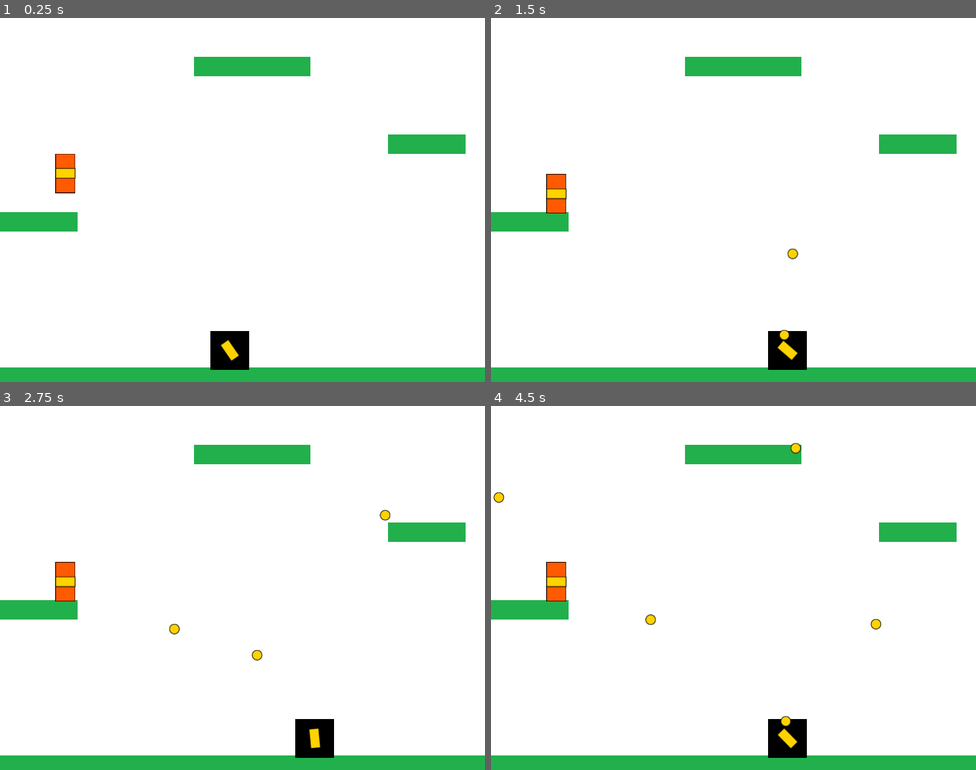
Above: before the commit, frames 1-4 (two rows, left to right).
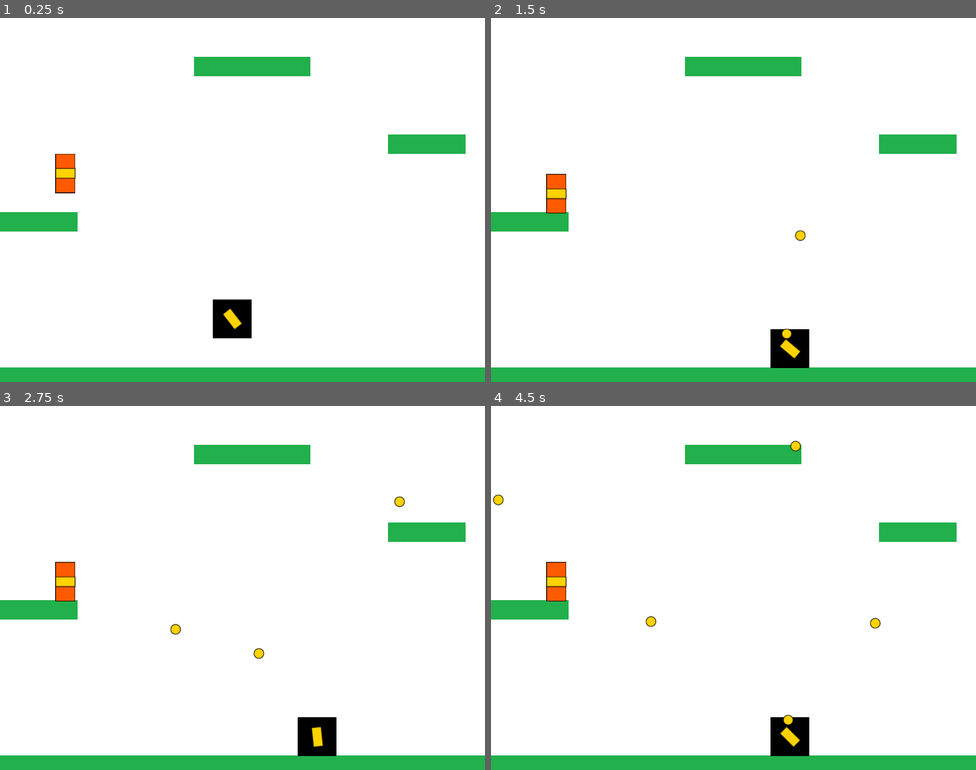
Above: after the commit, the same moments.

Repository: JonMaia/IntroDevVideojuegos
Game: Godot game, scene res://Main.tscn
Two runs of this game, one before a commit and one after it. Both use one fixed random seed, a clock stepped at 60 frames per second and the inputs below.
Inputs (mouse positions are in pixels of both pictures, inside the frame that each line leads up to):
- Up to frame 1 (0.25 s): no input
- Up to frame 2 (1.5 s): move the mouse to (840, 181) at 0.52 s; hold D (move_right) 0.53-1.28 s; click (840, 181) at 0.6 s; move the mouse to (636, 218) at 1.27 s; hold A (move_left) from 1.28 s (still down); click (636, 218) at 1.35 s
- Up to frame 3 (2.75 s): move the mouse to (291, 507) at 2.02 s; release A (move_left) at 2.03 s; hold D (move_right) from 2.03 s (still down); click (291, 507) at 2.1 s
- Up to frame 4 (4.5 s): move the mouse to (709, 660) at 2.77 s; click (709, 660) at 2.85 s; move the mouse to (879, 642) at 3.52 s; release D (move_right) at 3.53 s; hold A (move_left) from 3.53 s (still down); click (879, 642) at 3.6 s; move the mouse to (588, 533) at 4.27 s; click (588, 533) at 4.35 s

The runs differ from the first frame. In frame 1, 1.4% of the frame differs, in the area x 43-52%, y 77-97%; in frame 2, 0.4%; in frame 3, 0.5%; in frame 4, 0.5%.

Commit message:
#8-Se aplica el uso de gravedad en el Player

Diff:
--- a/clase3/Main.tscn
+++ b/clase3/Main.tscn
@@ -21,7 +21,7 @@
 [node name="Ground" parent="." instance=ExtResource( 3 )]
 
 [node name="Player" parent="." instance=ExtResource( 1 )]
-position = Vector2( 379.179, 547.859 )
+position = Vector2( 383.417, 492.766 )
 
 [node name="Turret" parent="." instance=ExtResource( 5 )]
 position = Vector2( 107.878, 253.214 )
--- a/clase3/entities/player/Player.gd
+++ b/clase3/entities/player/Player.gd
@@ -2,22 +2,15 @@
 
 # A penas inicia el nodo setea la variable con el nodo hijo
 onready var arm = $Sprite/Arm
+onready var gravity: int = ProjectSettings.get("physics/2d/default_gravity")
+var velocity: Vector2 = Vector2.ZERO
 var speed = 200 #Pixeles
 
 func initialize(projectile_container):
 	arm.container = projectile_container
 
-
 func _physics_process(delta):
-	# Manera básica
-#	var direction:int = 0
-#	if Input.is_action_pressed("move_left"):
-#		direction = -1
-#	elif Input.is_action_pressed("move_right"):
-#		direction = 1
-
-	#position.x += direction * speed * delta
-
+	velocity.y += gravity * delta
 	#var mouse_position: Vector2 = get_global_mouse_position()
 	var mouse_position: Vector2 = get_local_mouse_position()
 	arm.rotation = mouse_position.normalized().angle()
@@ -26,5 +19,5 @@
 
 	# Manera optimizada
 	var direction_optimized:int = int(Input.is_action_pressed("move_right")) - int(Input.is_action_pressed("move_left"))
-
 	position.x += direction_optimized * speed * delta
+	move_and_collide(velocity * delta)
